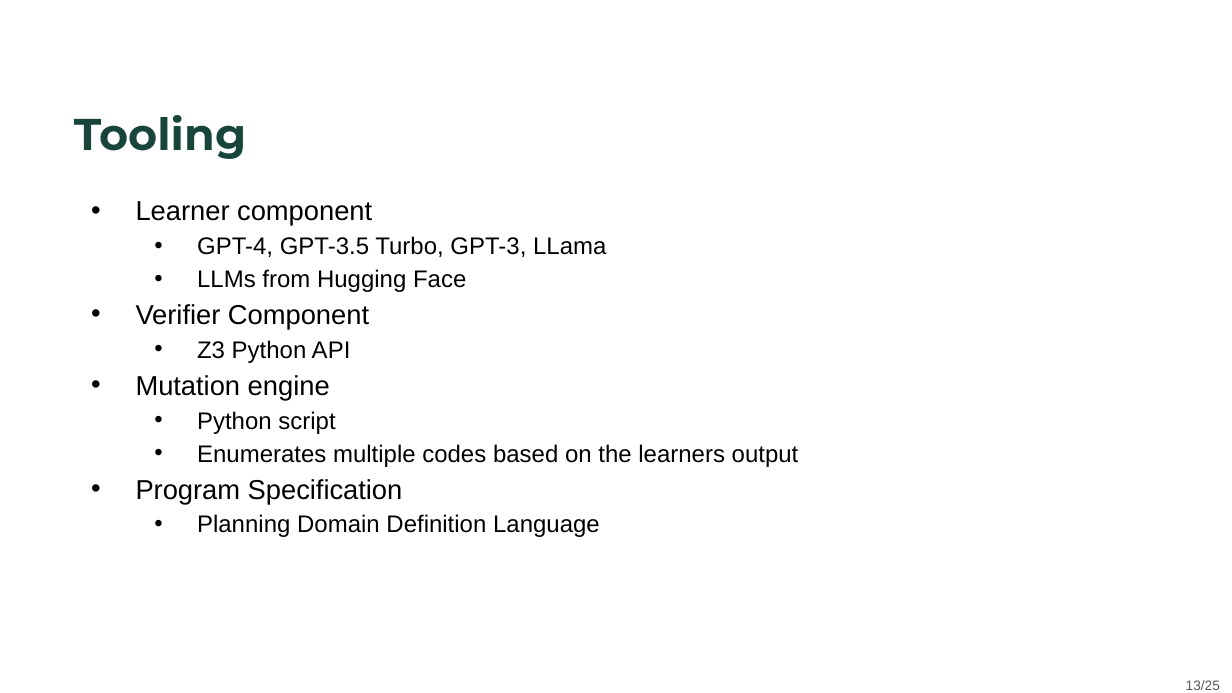
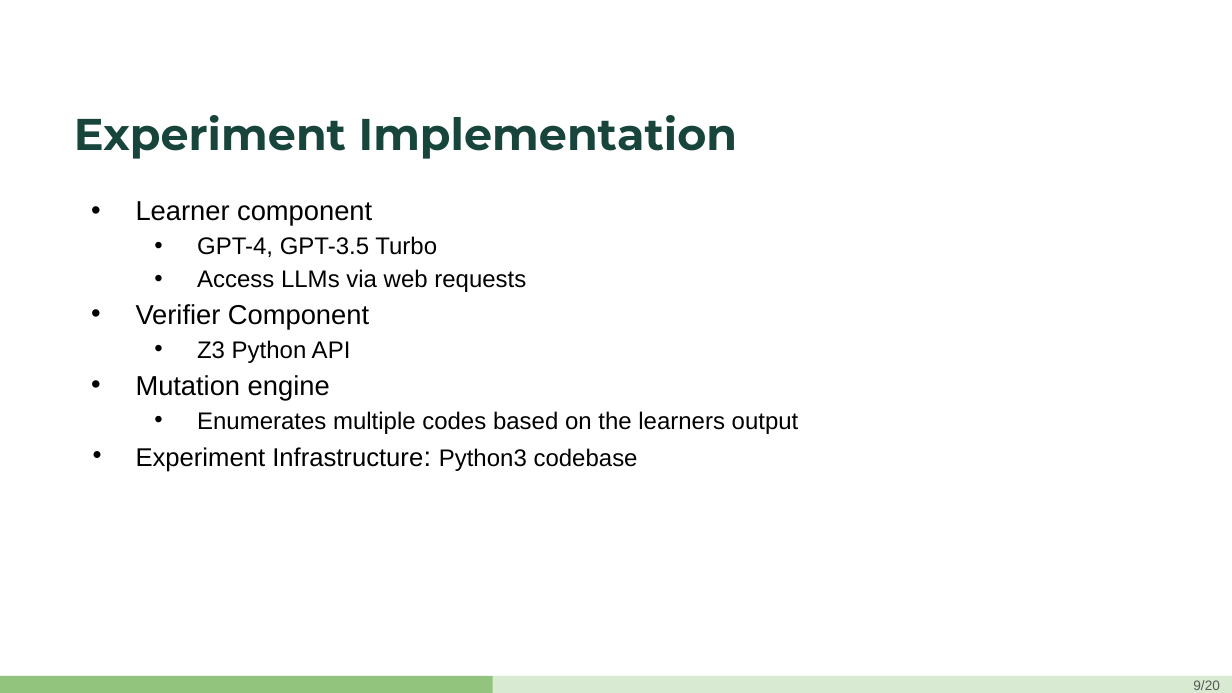
Before and after one commit to ayaanmayooq/LLM-verification-CEGIS, a slide deck: slide 9 of presentation.pptx (slide 13 before the commit). Drawn at 1232x693 pixels with LibreOffice and Linux fonts; fonts in the diff are those of the drawing; background and template pictures are left out. Boxes give left, top, right and bottom in pixels: in the first picture for what was removed or moved away, otherwise in the second. Text is boxed around its words. In the diff, an @@ line names an element or a change of style, - is before the commit and + after.

```diff
--- a/presentation.pptx
+++ b/presentation.pptx
@@ title at [74, 115, 737, 159]: text changed @@
-Tooling
+Experiment Implementation
@@ text at [197, 236, 526, 292]: text changed @@
-  • GPT-4, GPT-3.5 Turbo, GPT-3, LLama
-  • LLMs from Hugging Face
+  • GPT-4, GPT-3.5 Turbo
+  • Access LLMs via web requests
@@ text at [197, 411, 335, 434]: paragraph removed @@
-  • Python script
@@ text at [136, 447, 638, 472]: text changed; size 14 to 15 pt @@
-• Program Specification
-  • Planning Domain Definition Language
+• Experiment Infrastructure: Python3 codebase
@@ rectangle added at [0, 676, 1232, 693], fill #D9EAD3 @@
@@ rectangle added at [0, 676, 493, 693], fill #93C47D @@
@@ page number at [1193, 680, 1220, 690]: text changed @@
-13/25
+9/20
```
Also in this commit, not shown: 23 other slides changed, 15 slides added, 4 slides removed.
